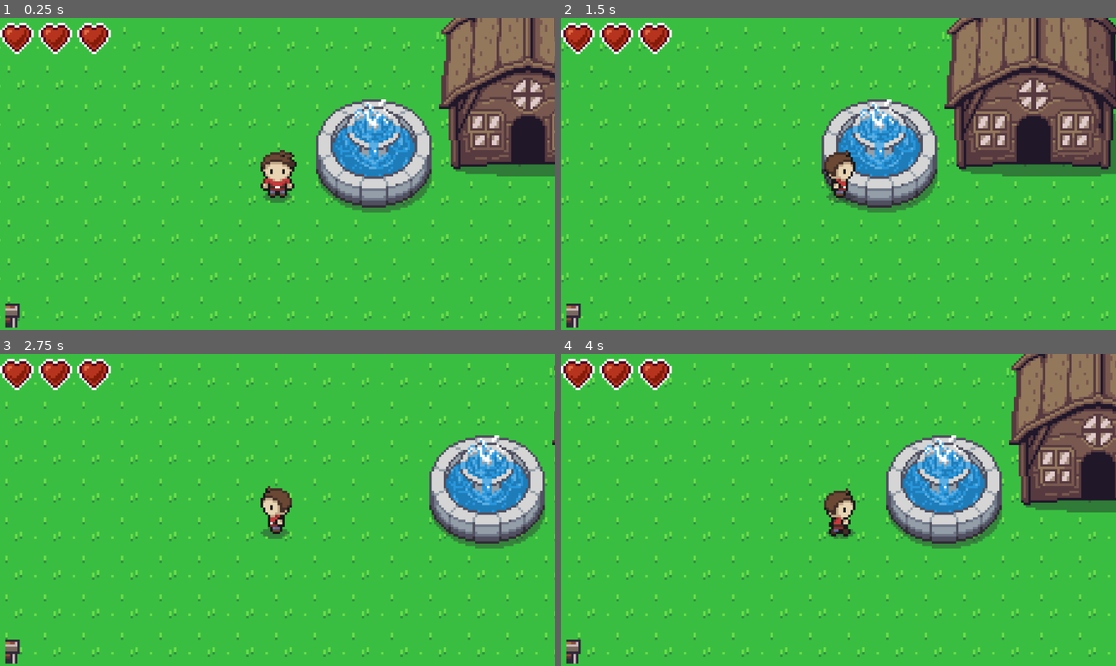
Above: before the commit, frames 1-4 (two rows, left to right).
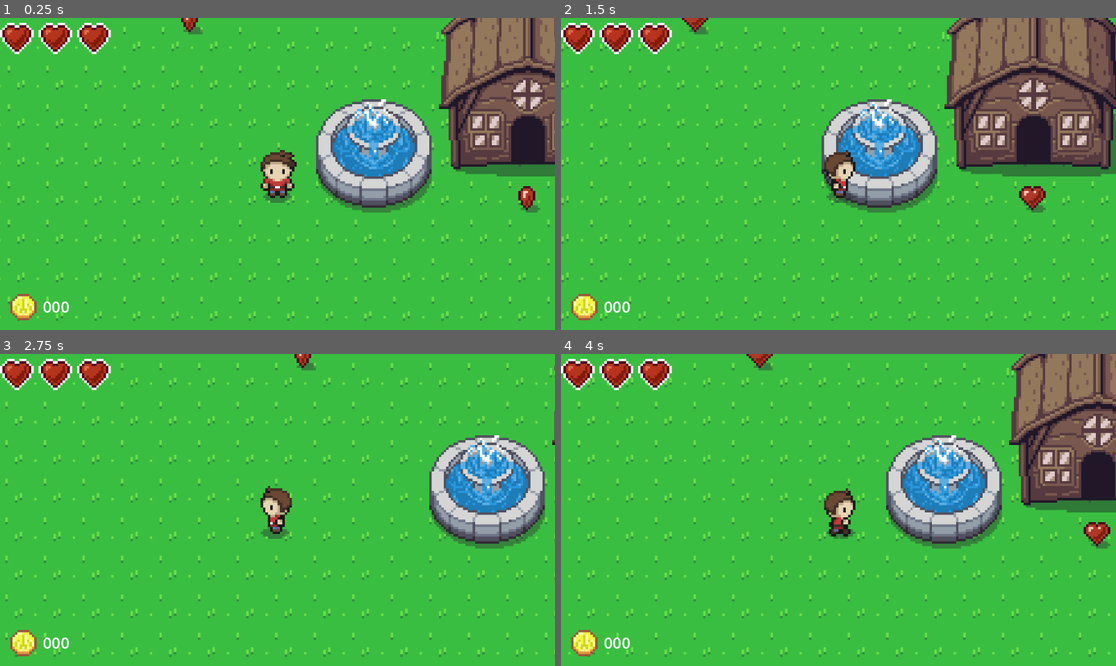
Above: after the commit, the same moments.

Repository: janssen-r/game-design-1
Game: Godot game, scene res://td_world_1.tscn
The game is run twice, just before and just after one commit, with the same random seed, the same clock (stepped at 60 frames per second) and the same inputs. The project has no main scene, so this scene is started directly.
Inputs (mouse positions are in pixels of both pictures, inside the frame that each line leads up to):
- Up to frame 1 (0.25 s): no input
- Up to frame 2 (1.5 s): tap Enter (ui_accept) at 0.5, 0.77 s; move the mouse to (960, 158) at 0.52 s; hold Right (ui_right) 0.53-1.25 s; tap I (zoom_cam_in) at 0.6 s; click (960, 158) at 0.67 s; drag from (727, 189) to (810, 236) at 1.27 s
- Up to frame 3 (2.75 s): move the mouse to (333, 441) at 2.02 s; hold Left (ui_left) from 2.03 s (still down); tap I (zoom_cam_in) at 2.1 s
- Up to frame 4 (4 s): release Left (ui_left) at 2.75 s; drag from (810, 572) to (672, 463) at 2.77 s; move the mouse to (1005, 556) at 3.52 s; hold Right (ui_right) from 3.53 s (still down); tap I (zoom_cam_in) at 3.6 s; tap Enter (ui_accept) at 3.77 s

The runs differ from the first frame. In frame 1, 0.9% of the frame differs, in the area x 0-98%, y 0-100%; in frame 2, 1.0%, in the area x 0-88%, y 0-100%; in frame 3, 0.7%; in frame 4, 1.0%.

Commit message:
Update 11/5

Diff:
--- /dev/null
+++ b/base_item.gd
@@ -0,0 +1,32 @@
+class_name BaseItem extends Node2D
+
+var value
+var flicker_state = false
+var flicker_start_time = 10.0
+var flicker_interval = 0.1
+var current_time = 0.0
+var time_to_despawn = 13.0
+
+func remove():
+	value = 0
+	queue_free()
+
+func interact(player):
+	"""TODO: to be implemented by child class"""
+	# something like  player.pickup_iem(value)
+	remove()
+
+func _init(default_value: int = 1):
+	value = default_value
+
+func _process(delta: float) -> void:
+	for player in get_tree().get_nodes_in_group("Player"):
+		if $Area2D.overlaps_body(player):
+			interact(player)
+	current_time += delta # Handle despawn flickering (by lifetime)
+	if current_time >= flicker_start_time and \
+		current_time <= time_to_despawn:
+		$AnimatedSprite2D.visible = fmod(current_time, flicker_interval) \
+									< (flicker_interval / 2)
+	if current_time >= time_to_despawn:
+		remove()
--- /dev/null
+++ b/entities/items/base_item.tscn
@@ -0,0 +1,78 @@
+[gd_scene load_steps=12 format=3 uid="uid://ctgronqokdu0v"]
+
+[ext_resource type="Script" path="res://base_item.gd" id="1_0ilia"]
+[ext_resource type="Texture2D" uid="uid://c06e3gs47hr8m" path="res://assets/sprites/zelda_like/gfx/objects.png" id="2_iwwhu"]
+
+[sub_resource type="AtlasTexture" id="AtlasTexture_1wv3c"]
+atlas = ExtResource("2_iwwhu")
+region = Rect2(64, 48, 16, 16)
+
+[sub_resource type="AtlasTexture" id="AtlasTexture_50orv"]
+atlas = ExtResource("2_iwwhu")
+region = Rect2(80, 48, 16, 16)
+
+[sub_resource type="AtlasTexture" id="AtlasTexture_al8em"]
+atlas = ExtResource("2_iwwhu")
+region = Rect2(96, 48, 16, 16)
+
+[sub_resource type="AtlasTexture" id="AtlasTexture_keka8"]
+atlas = ExtResource("2_iwwhu")
+region = Rect2(112, 48, 16, 16)
+
+[sub_resource type="AtlasTexture" id="AtlasTexture_ps0br"]
+atlas = ExtResource("2_iwwhu")
+region = Rect2(128, 48, 16, 16)
+
+[sub_resource type="AtlasTexture" id="AtlasTexture_cnfhx"]
+atlas = ExtResource("2_iwwhu")
+region = Rect2(144, 48, 16, 16)
+
+[sub_resource type="AtlasTexture" id="AtlasTexture_d4a26"]
+atlas = ExtResource("2_iwwhu")
+region = Rect2(160, 48, 16, 16)
+
+[sub_resource type="SpriteFrames" id="SpriteFrames_i34xg"]
+animations = [{
+"frames": [{
+"duration": 1.0,
+"texture": SubResource("AtlasTexture_1wv3c")
+}, {
+"duration": 1.0,
+"texture": SubResource("AtlasTexture_50orv")
+}, {
+"duration": 1.0,
+"texture": SubResource("AtlasTexture_al8em")
+}, {
+"duration": 1.0,
+"texture": SubResource("AtlasTexture_keka8")
+}, {
+"duration": 1.0,
+"texture": SubResource("AtlasTexture_ps0br")
+}, {
+"duration": 1.0,
+"texture": SubResource("AtlasTexture_cnfhx")
+}, {
+"duration": 1.0,
+"texture": SubResource("AtlasTexture_d4a26")
+}],
+"loop": true,
+"name": &"default",
+"speed": 5.0
+}]
+
+[sub_resource type="CircleShape2D" id="CircleShape2D_6h8f1"]
+radius = 12.0
+
+[node name="BaseItem" type="Node2D"]
+script = ExtResource("1_0ilia")
+
+[node name="AnimatedSprite2D" type="AnimatedSprite2D" parent="."]
+sprite_frames = SubResource("SpriteFrames_i34xg")
+autoplay = "default"
+frame = 5
+frame_progress = 0.657918
+
+[node name="Area2D" type="Area2D" parent="."]
+
+[node name="CollisionShape2D" type="CollisionShape2D" parent="Area2D"]
+shape = SubResource("CircleShape2D_6h8f1")
--- /dev/null
+++ b/entities/items/mini_heart.gd
@@ -0,0 +1,7 @@
+extends BaseItem
+
+func _init(): super._init(5) # 1/4 of a heart
+
+func interact(player):
+	player.pickup_health(value)
+	remove()
--- /dev/null
+++ b/entities/items/mini_heart.tscn
@@ -0,0 +1,56 @@
+[gd_scene load_steps=9 format=3 uid="uid://bhwfgd3wdrnu0"]
+
+[ext_resource type="Script" path="res://entities/items/mini_heart.gd" id="1_4m71f"]
+[ext_resource type="Texture2D" uid="uid://c06e3gs47hr8m" path="res://assets/sprites/zelda_like/gfx/objects.png" id="2_odl2d"]
+
+[sub_resource type="AtlasTexture" id="AtlasTexture_luqj1"]
+atlas = ExtResource("2_odl2d")
+region = Rect2(0, 48, 16, 16)
+
+[sub_resource type="AtlasTexture" id="AtlasTexture_aj6pi"]
+atlas = ExtResource("2_odl2d")
+region = Rect2(16, 48, 16, 16)
+
+[sub_resource type="AtlasTexture" id="AtlasTexture_frrrv"]
+atlas = ExtResource("2_odl2d")
+region = Rect2(32, 48, 16, 16)
+
+[sub_resource type="AtlasTexture" id="AtlasTexture_oddof"]
+atlas = ExtResource("2_odl2d")
+region = Rect2(48, 48, 16, 16)
+
+[sub_resource type="SpriteFrames" id="SpriteFrames_iuqhl"]
+animations = [{
+"frames": [{
+"duration": 1.0,
+"texture": SubResource("AtlasTexture_luqj1")
+}, {
+"duration": 1.0,
+"texture": SubResource("AtlasTexture_aj6pi")
+}, {
+"duration": 1.0,
+"texture": SubResource("AtlasTexture_frrrv")
+}, {
+"duration": 1.0,
+"texture": SubResource("AtlasTexture_oddof")
+}],
+"loop": true,
+"name": &"default",
+"speed": 5.0
+}]
+
+[sub_resource type="CircleShape2D" id="CircleShape2D_acxnc"]
+radius = 12.0
+
+[node name="mini_heart" type="Node2D"]
+script = ExtResource("1_4m71f")
+
+[node name="AnimatedSprite2D" type="AnimatedSprite2D" parent="."]
+sprite_frames = SubResource("SpriteFrames_iuqhl")
+autoplay = "default"
+frame_progress = 0.898275
+
+[node name="Area2D" type="Area2D" parent="."]
+
+[node name="CollisionShape2D" type="CollisionShape2D" parent="Area2D"]
+shape = SubResource("CircleShape2D_acxnc")
--- a/player_hud.gd
+++ b/player_hud.gd
@@ -2,6 +2,7 @@
 
 @onready var player = get_tree().get_first_node_in_group("Player")
 @onready var hearts = $PlayerHealth/Hearts
+@onready var money = $PlayerMoney/Coins
 
 const HEART_ROW_SIZE = 10
 const HEART_OFFSET = 16
--- a/player_hud.tscn
+++ b/player_hud.tscn
@@ -1,7 +1,8 @@
-[gd_scene load_steps=3 format=3 uid="uid://nd48c4o1nknr"]
+[gd_scene load_steps=4 format=3 uid="uid://nd48c4o1nknr"]
 
 [ext_resource type="Script" path="res://player_hud.gd" id="1_mwgiy"]
 [ext_resource type="Texture2D" uid="uid://c06e3gs47hr8m" path="res://assets/sprites/zelda_like/gfx/objects.png" id="2_yxmfr"]
+[ext_resource type="Theme" uid="uid://cv1o3wmjapddp" path="res://BigFont.tres" id="3_v61os"]
 
 [node name="PlayerHUD" type="CanvasLayer" groups=["HUD"]]
 script = ExtResource("1_mwgiy")
@@ -20,7 +21,7 @@
 vframes = 20
 frame = 8
 
-[node name="Money" type="Control" parent="."]
+[node name="PlayerMoney" type="Control" parent="."]
 layout_mode = 3
 anchors_preset = 2
 anchor_top = 1.0
@@ -29,15 +30,19 @@
 offset_right = 297.0
 grow_vertical = 0
 
-[node name="Icon" type="Sprite2D" parent="Money"]
+[node name="Icon" type="Sprite2D" parent="PlayerMoney"]
 position = Vector2(51, 86)
 scale = Vector2(5, 5)
 texture = ExtResource("2_yxmfr")
 hframes = 33
 vframes = 20
-frame = 36
+frame = 132
 
-[node name="Coins" type="Label" parent="Money"]
+[node name="Coins" type="Label" parent="PlayerMoney"]
 layout_mode = 0
-offset_right = 40.0
-offset_bottom = 23.0
+offset_left = 89.0
+offset_top = 60.0
+offset_right = 185.0
+offset_bottom = 110.0
+theme = ExtResource("3_v61os")
+text = "000"
--- a/project.godot
+++ b/project.godot
@@ -13,6 +13,10 @@
 config/name="Game Design 1"
 config/features=PackedStringArray("4.3", "GL Compatibility")
 config/icon="res://icon.svg"
+
+[debug]
+
+gdscript/warnings/integer_division=0
 
 [input]
 
--- a/td_player.gd
+++ b/td_player.gd
@@ -23,7 +23,7 @@
 
 func pickup_health(value):
 	data.health += value
-	data.health = clamp(data.health, 0, data.max_heath)
+	data.health = clamp(data.health, 0, data.max_health)
 
 func pickup_money(value):
 	data.money += value
--- a/td_world_1.tscn
+++ b/td_world_1.tscn
@@ -1,7 +1,8 @@
-[gd_scene load_steps=3 format=4 uid="uid://bgnj4j8d8rq3k"]
+[gd_scene load_steps=4 format=4 uid="uid://bgnj4j8d8rq3k"]
 
 [ext_resource type="TileSet" uid="uid://dvtdm53jhat8e" path="res://assets/tilesets/td_world_1.tres" id="1_6p1af"]
 [ext_resource type="PackedScene" uid="uid://751masobgewe" path="res://td_player.tscn" id="1_roi4u"]
+[ext_resource type="PackedScene" uid="uid://bhwfgd3wdrnu0" path="res://entities/items/mini_heart.tscn" id="3_i5lo2"]
 
 [node name="td_world1" type="Node2D"]
 
@@ -16,3 +17,9 @@
 
 [node name="td_player" parent="." instance=ExtResource("1_roi4u")]
 position = Vector2(0, -1)
+
+[node name="mini_heart" parent="." instance=ExtResource("3_i5lo2")]
+position = Vector2(104, 9)
+
+[node name="mini_heart2" parent="." instance=ExtResource("3_i5lo2")]
+position = Vector2(-36, -65)
